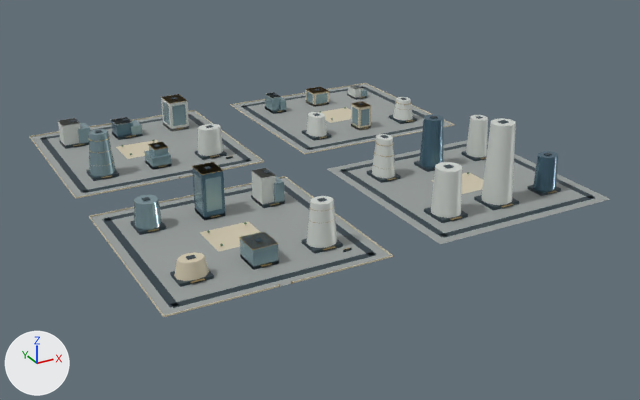
Before and after pictures for a commit that changed the glTF model web/public/assets/3d/ampliworld/GC-CITY-2030/GC-TILE-16-20.glb.
Camera for both pictures: a 50 mm camera at (5332.0, -6306.0, 576.0) aimed at (6015.0, -5065.0, -45.0). Every picture has the same lights, and +X, +Y and +Z are marked at lower left. The first picture is the older version. Where no turn or scale is listed for an object, it has been applied to the vertices. Vertices at exactly the same position are counted once.

The first picture shows 'GC-TILE-16-20-blue', 'GC-TILE-16-20-dark', 'GC-TILE-16-20-glass', 'GC-TILE-16-20-gold', 'GC-TILE-16-20-ivory', 'GC-TILE-16-20-paving', 'GC-TILE-16-20-white'.
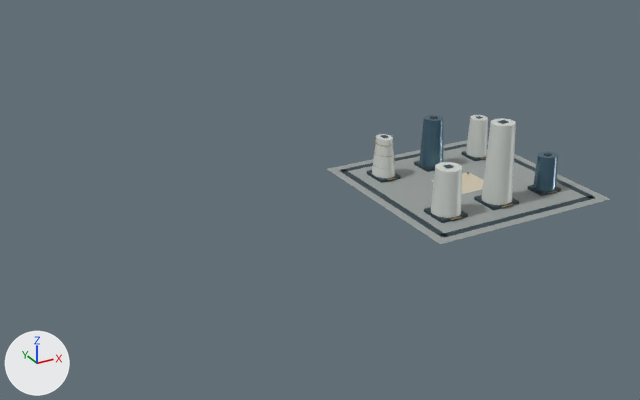
What differs and where, as boxes (x1, y1, x2, y2) in the pictures (640 x 400 px):
'GC-TILE-16-20-paving', reshaped (51% narrower, 55% shorter)
    before: (31, 84, 610, 315)
    after: (327, 140, 610, 244)
'GC-TILE-16-20-white', reshaped (68% narrower, 37% shorter)
    before: (58, 85, 516, 248)
    after: (372, 115, 516, 218)
'GC-TILE-16-20-dark', reshaped (54% narrower, 45% shorter)
    before: (40, 86, 595, 308)
    after: (340, 116, 595, 238)
'GC-TILE-16-20-glass', deleted
    before: (78, 89, 370, 270)
'GC-TILE-16-20-ivory', reshaped
    before: (29, 83, 483, 317)
    after: (432, 173, 483, 194)
'GC-TILE-16-20-blue', reshaped (69% narrower, 26% shorter)
    before: (111, 115, 558, 219)
    after: (419, 115, 558, 192)
'GC-TILE-16-20-gold', reshaped
    before: (73, 87, 557, 287)
    after: (374, 140, 557, 220)
part 1 of me_mesh_0, deleted
    before: (31, 111, 261, 197)
part 2 of me_mesh_0, deleted
    before: (232, 84, 452, 153)
part 3 of me_mesh_0, deleted
    before: (91, 177, 391, 315)
part 4 of me_mesh_1, deleted
    before: (40, 86, 425, 308)
part 5 of me_mesh_2, deleted
    before: (29, 83, 455, 317)
part 6 of me_mesh_6, deleted
    before: (58, 85, 413, 248)
part 7 of me_mesh_5, deleted
    before: (73, 87, 413, 287)
part 8 of me_mesh_8, deleted
    before: (111, 118, 133, 139)
part 9 of me_mesh_8, deleted (blue)
    before: (192, 163, 225, 219)

What changed in the scene script:
```text
Change me_mesh_0:
    used by ob_gc_tile_16_20_paving; location = (0.0, 0.0, 0.0)
    remove me_mesh_0.from_pydata(...)  # 32 vertices, 48 faces; spans x 5621.0..6379.0, y -5379.0..-4621.0, z 0.0
    add me_mesh_0.from_pydata(...)  # 8 vertices, 12 faces; spans x 6041.0..6379.0, y -5379.0..-5041.0, z 0.0
    me_mesh_0 part 1: the loose piece of 8 vertices spanning x 5621.0..5959.0, y -4959.0..-4621.0, z 0.0 is deleted
    me_mesh_0 part 2: the loose piece of 8 vertices spanning x 6041.0..6379.0, y -4959.0..-4621.0, z 0.0 is deleted
    me_mesh_0 part 3: the loose piece of 8 vertices spanning x 5621.0..5959.0, y -5379.0..-5041.0, z 0.0 is deleted
Change me_mesh_1:
    used by ob_gc_tile_16_20_dark; location = (0.0, 0.0, 0.0)
    remove me_mesh_1.from_pydata(...)  # 528 vertices, 792 faces; spans x 5636.0..6364.0, y -5364.0..-4636.0, z 0.0..136.0
    add me_mesh_1.from_pydata(...)  # 128 vertices, 192 faces; spans x 6056.0..6364.0, y -5364.0..-5056.0, z 0.0..136.0
    me_mesh_1 part 4: 50 loose pieces with 400 vertices, spanning x 5636.0..6364.0, y -5364.0..-4636.0, z 0.0..79.0, are deleted
Change me_mesh_2:
    used by ob_gc_tile_16_20_ivory; location = (0.0, 0.0, 0.0)
    remove me_mesh_2.from_pydata(...)  # 190 vertices, 292 faces; spans x 5620.0..6380.0, y -5380.0..-4620.0, z 0.0..47.0
    add me_mesh_2.from_pydata(...)  # 8 vertices, 12 faces; spans x 6170.0..6250.0, y -5246.0..-5174.0, z 0.0
    me_mesh_2 part 5: 21 loose pieces with 182 vertices, spanning x 5620.0..6380.0, y -5380.0..-4620.0, z 0.0..47.0, are deleted
Change me_mesh_5:
    used by ob_gc_tile_16_20_gold; location = (0.0, 0.0, 0.0)
    remove me_mesh_5.from_pydata(...)  # 1306 vertices, 2232 faces; spans x 5669.0..6328.0, y -5380.0..-4674.0, z 0.0..116.0
    add me_mesh_5.from_pydata(...)  # 444 vertices, 792 faces; spans x 6089.0..6328.0, y -5326.0..-5096.0, z 4.0..116.0
    me_mesh_5 part 7: 71 loose pieces with 862 vertices, spanning x 5669.0..6327.0, y -5380.0..-4674.0, z 0.0..76.0, are deleted
Change me_mesh_6:
    used by ob_gc_tile_16_20_white; location = (0.0, 0.0, 0.0)
    remove me_mesh_6.from_pydata(...)  # 248 vertices, 428 faces; spans x 5665.0..6328.0, y -5322.0..-4674.0, z 0.0..135.0
    add me_mesh_6.from_pydata(...)  # 88 vertices, 160 faces; spans x 6087.0..6327.0, y -5322.0..-5094.0, z 5.0..135.0
    me_mesh_6 part 6: 13 loose pieces with 160 vertices, spanning x 5665.0..6328.0, y -5318.0..-4674.0, z 0.0..71.0, are deleted
Change me_mesh_8:
    used by ob_gc_tile_16_20_blue; location = (0.0, 0.0, 0.0)
    remove me_mesh_8.from_pydata(...)  # 60 vertices, 104 faces; spans x 5766.0..6330.0, y -5315.0..-4681.0, z 0.0..90.0
    add me_mesh_8.from_pydata(...)  # 44 vertices, 80 faces; spans x 6189.0..6330.0, y -5315.0..-5097.0, z 5.0..90.0
    me_mesh_8 part 8: the loose piece of 8 vertices spanning x 5766.0..5798.0, y -4715.0..-4681.0, z 0.0..30.0 is deleted
    me_mesh_8 part 9: the loose piece of 8 vertices spanning x 5773.0..5807.0, y -5138.0..-5098.0, z 0.0..76.0 is deleted
Remove ob_gc_tile_16_20_glass:
    ob_gc_tile_16_20_glass = bpy.data.objects.new('GC-TILE-16-20-glass', me_mesh_7)
    ob_gc_tile_16_20_glass.location = (0.0, 0.0, 0.0)
```
